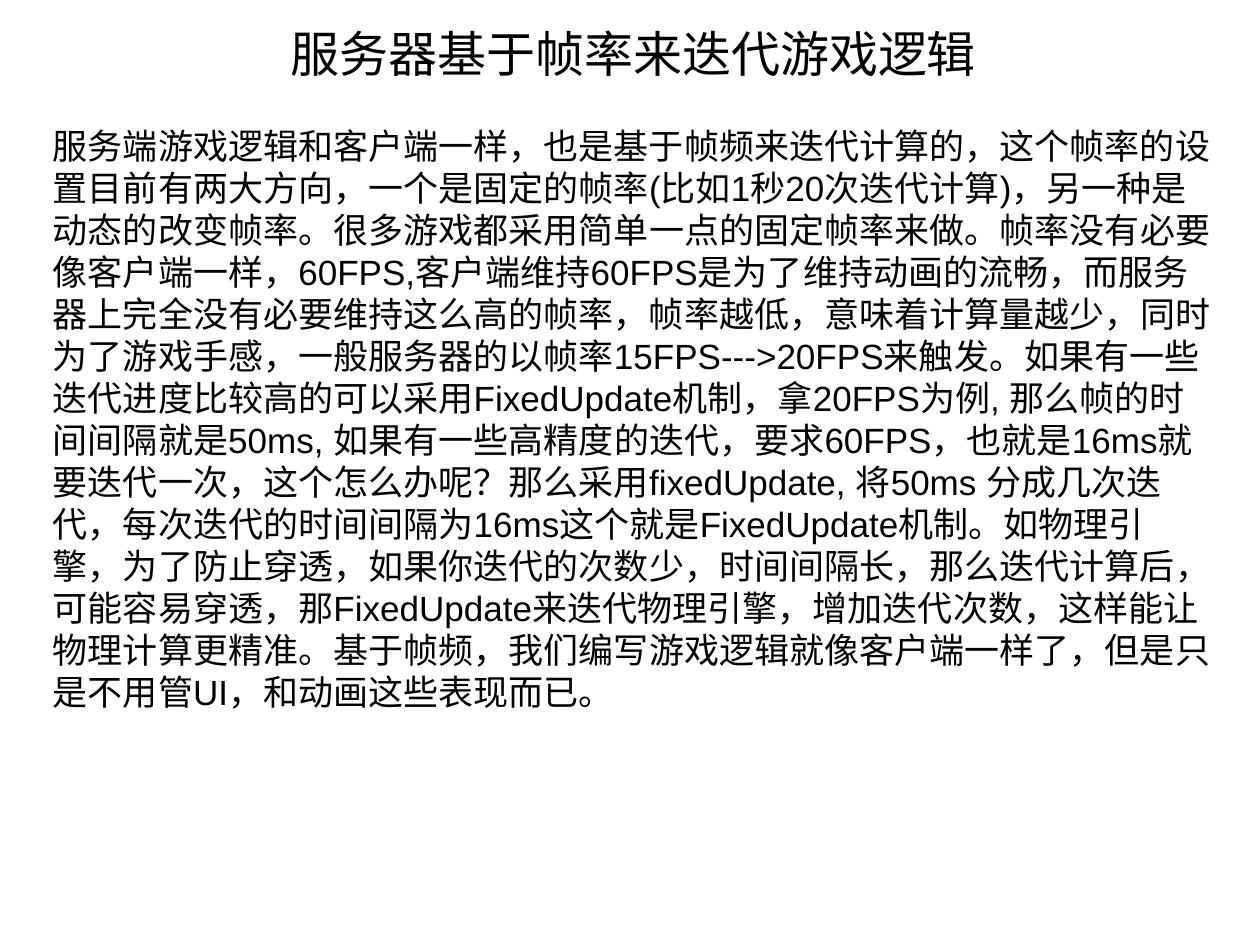
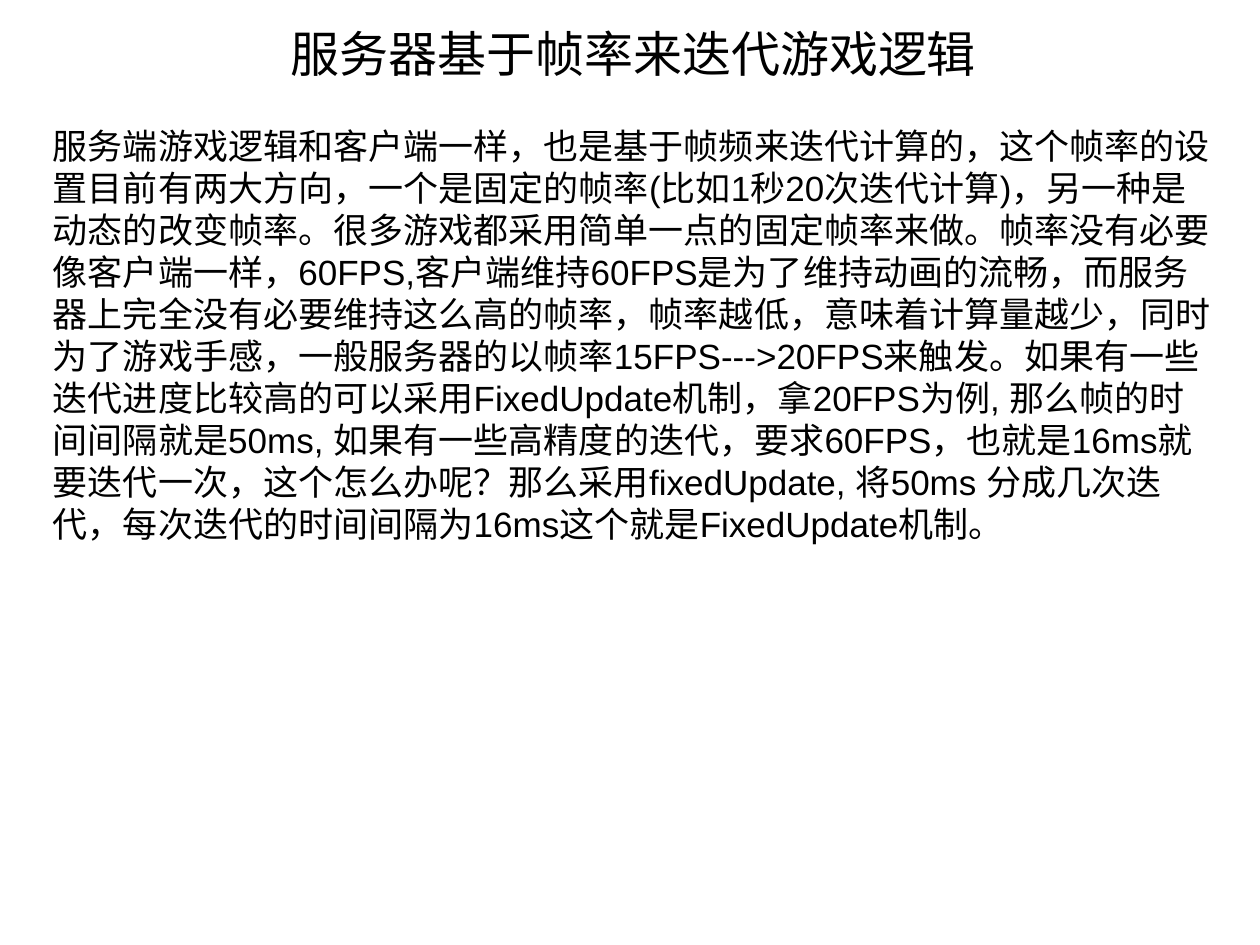
Before and after one commit to cyk88888888/LockStep-StateSynchronization, a slide deck: slide 12 of 浅析帧同步和状态同步.ppt. Drawn at 1260x945 pixels with LibreOffice and Linux fonts; fonts in the diff are those of the drawing. Boxes give left, top, right and bottom in pixels: in the first picture for what was removed or moved away, otherwise in the second. Text is boxed around its words. In the diff, an @@ line names an element or a change of style, - is before the commit and + after.

```diff
--- a/浅析帧同步和状态同步.ppt
+++ b/浅析帧同步和状态同步.ppt
@@ text at (53,129,1210,545): text changed @@
-服务端游戏逻辑和客户端一样，也是基于帧频来迭代计算的，这个帧率的设置目前有两大方向，一个是固定的帧率(比如1秒20次迭代计算)，另一种是动态的改变帧率。很多游戏都采用简单一点的固定帧率来做。帧率没有必要像客户端一样，60FPS,客户端维持60FPS是为了维持动画的流畅，而服务器上完全没有必要维持这么高的帧率，帧率越低，意味着计算量越少，同时为了游戏手感，一般服务器的以帧率15FPS--->20FPS来触发。如果有一些迭代进度比较高的可以采用FixedUpdate机制，拿20FPS为例, 那么帧的时间间隔就是50ms, 如果有一些高精度的迭代，要求60FPS，也就是16ms就要迭代一次，这个怎么办呢？那么采用fixedUpdate, 将50ms 分成几次迭代，每次迭代的时间间隔为16ms这个就是FixedUpdate机制。如物理引擎，为了防止穿透，如果你迭代的次数少，时间间隔长，那么迭代计算后，可能容易穿透，那FixedUpdate来迭代物理引擎，增加迭代次数，这样能让物理计算更精准。基于帧频，我们编写游戏逻辑就像客户端一样了，但是只是不用管UI，和动画这些表现而已。
+服务端游戏逻辑和客户端一样，也是基于帧频来迭代计算的，这个帧率的设置目前有两大方向，一个是固定的帧率(比如1秒20次迭代计算)，另一种是动态的改变帧率。很多游戏都采用简单一点的固定帧率来做。帧率没有必要像客户端一样，60FPS,客户端维持60FPS是为了维持动画的流畅，而服务器上完全没有必要维持这么高的帧率，帧率越低，意味着计算量越少，同时为了游戏手感，一般服务器的以帧率15FPS--->20FPS来触发。如果有一些迭代进度比较高的可以采用FixedUpdate机制，拿20FPS为例, 那么帧的时间间隔就是50ms, 如果有一些高精度的迭代，要求60FPS，也就是16ms就要迭代一次，这个怎么办呢？那么采用fixedUpdate, 将50ms 分成几次迭代，每次迭代的时间间隔为16ms这个就是FixedUpdate机制。
```
Also in this commit, not shown: 2 other slides changed.
